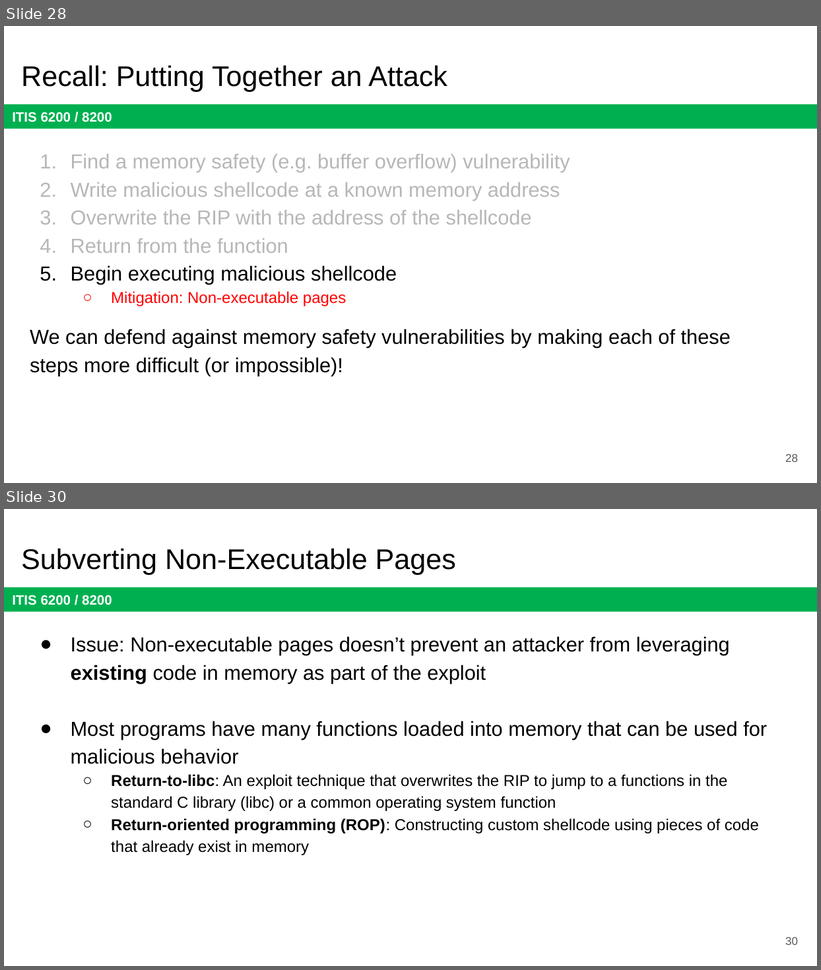
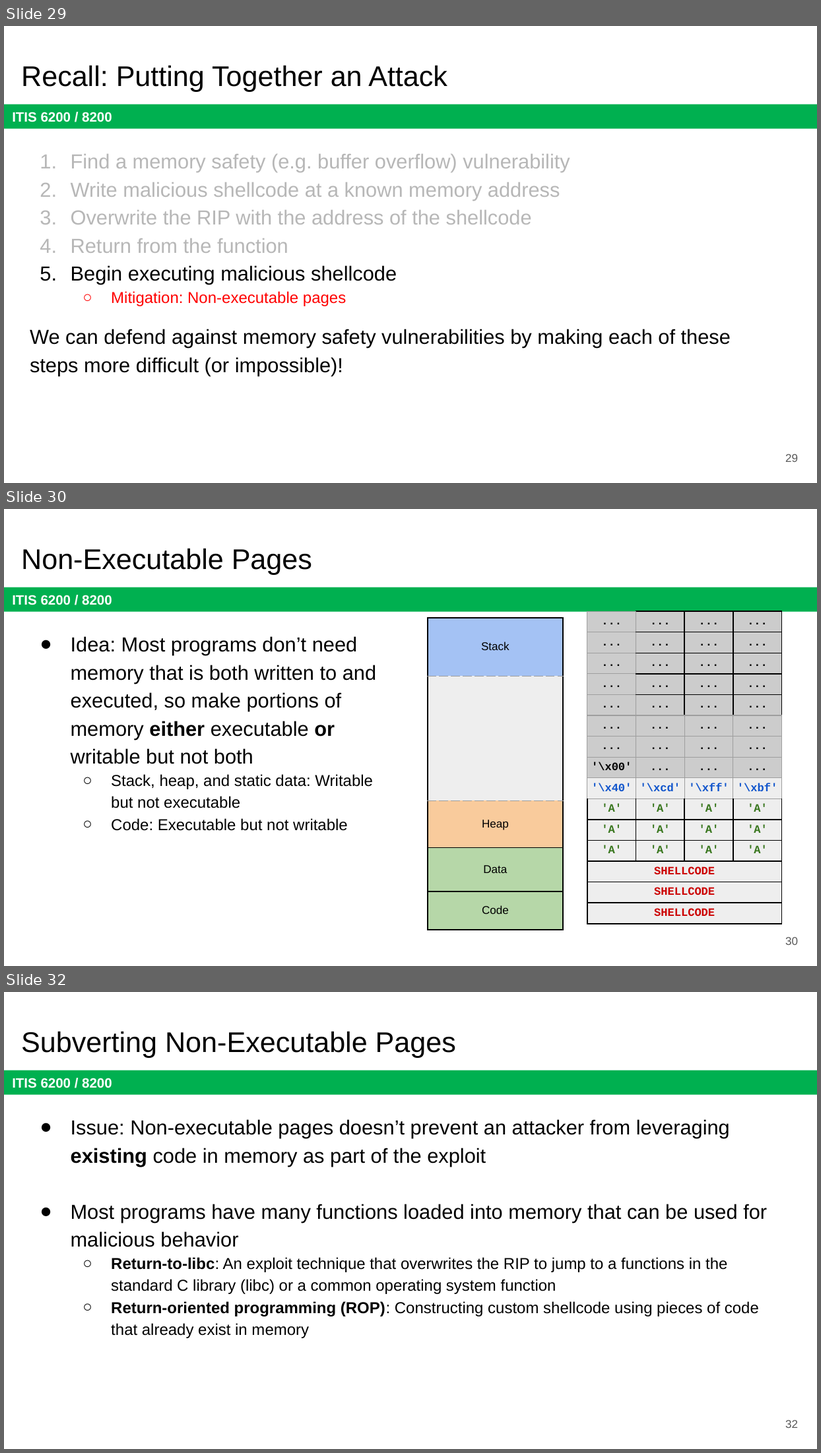
Before and after one commit to jx5c/github.io, a slide deck: teaching/ITIS6200/2023fa/lectures/lec21.Mitigating Memory Safety Vulnerabilities.pptx. Shown one above the other, each under a label of ours: slides 28 and 30 before the commit, slides 29, 30 and 32 after it; the slides between them are not shown. The pictures are 821x970 and 821x1453 pixels, drawn with LibreOffice and Linux fonts; fonts in the diff are those of the drawing. Boxes give left, top, right and bottom in pixels: in the first picture for what was removed or moved away, otherwise in the second. Text is boxed around its words. In the diff, an @@ line names an element or a change of style, - is before the commit and + after.

```diff
--- a/teaching/ITIS6200/2023fa/lectures/lec21.Mitigating Memory Safety Vulnerabilities.pptx
+++ b/teaching/ITIS6200/2023fa/lectures/lec21.Mitigating Memory Safety Vulnerabilities.pptx
@@ slide 30 added at box(4, 509, 817, 966), background #FFFFFF; not listed: 1 template element that a slide beside it also shows @@
@@ title added at box(21, 548, 312, 575), 25.2 pt, text #000000 @@
+Non-Executable Pages
@@ table added at box(428, 618, 562, 930), 5 rows, 1 columns @@
+Stack
+
+Heap
+Data
+Code
@@ table added at box(587, 611, 782, 937), 15 rows, 4 columns @@
+... | ... | ... | ...
+... | ... | ... | ...
+... | ... | ... | ...
+... | ... | ... | ...
+... | ... | ... | ...
+... | ... | ... | ...
+... | ... | ... | ...
+'\x00' | ... | ... | ...
+'\x40' | '\xcd' | '\xff' | '\xbf'
+'A' | 'A' | 'A' | 'A'
+'A' | 'A' | 'A' | 'A'
+'A' | 'A' | 'A' | 'A'
+SHELLCODE |  |  | 
+SHELLCODE |  |  | 
+SHELLCODE |  |  | 
@@ text added at box(71, 636, 376, 831), 18 pt, text #000000 @@
+● Idea: Most programs don’t need memory that is both written to and executed, so make portions of memory either executable or writable but not both
+  ○ Stack, heap, and static data: Writable but not executable
+  ○ Code: Executable but not writable
@@ page number added at box(785, 937, 798, 945), 10 pt, text #595959 @@
+30
@@ what was slide 28 is now slide 29 @@
@@ page number at box(785, 454, 798, 462): text changed @@
-28
+29
@@ what was slide 30 is now slide 32 @@
@@ page number at box(785, 1420, 798, 1428): text changed @@
-30
+32
```
Also in this commit, not shown: 8 slides changed, 1 other slide added, 1 slide removed, 2 other files.
